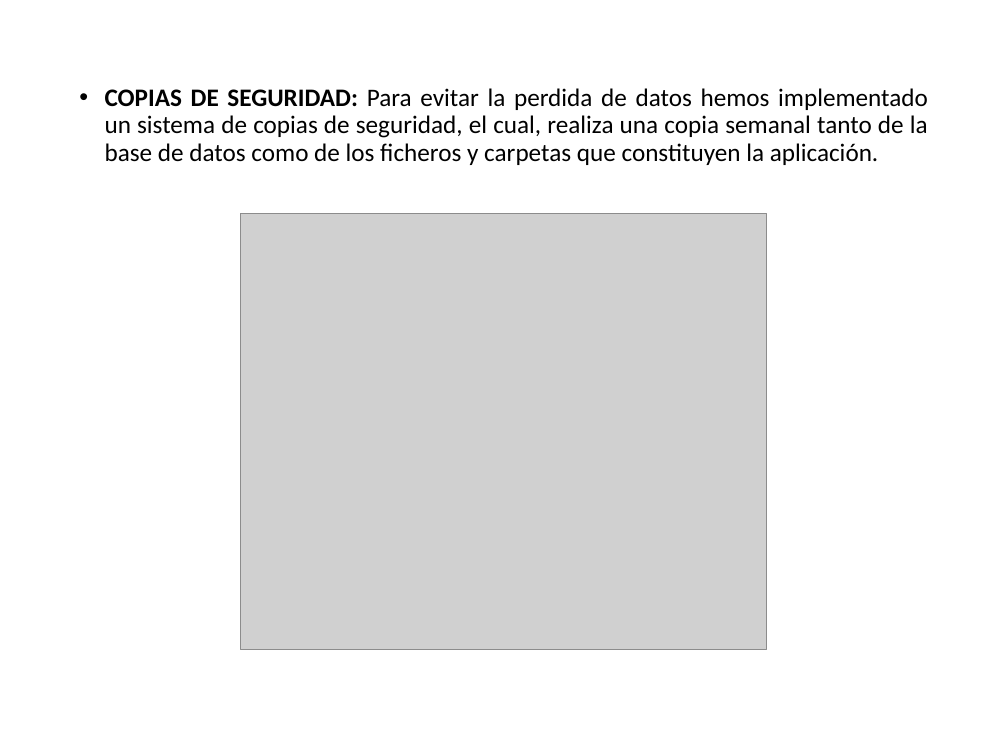
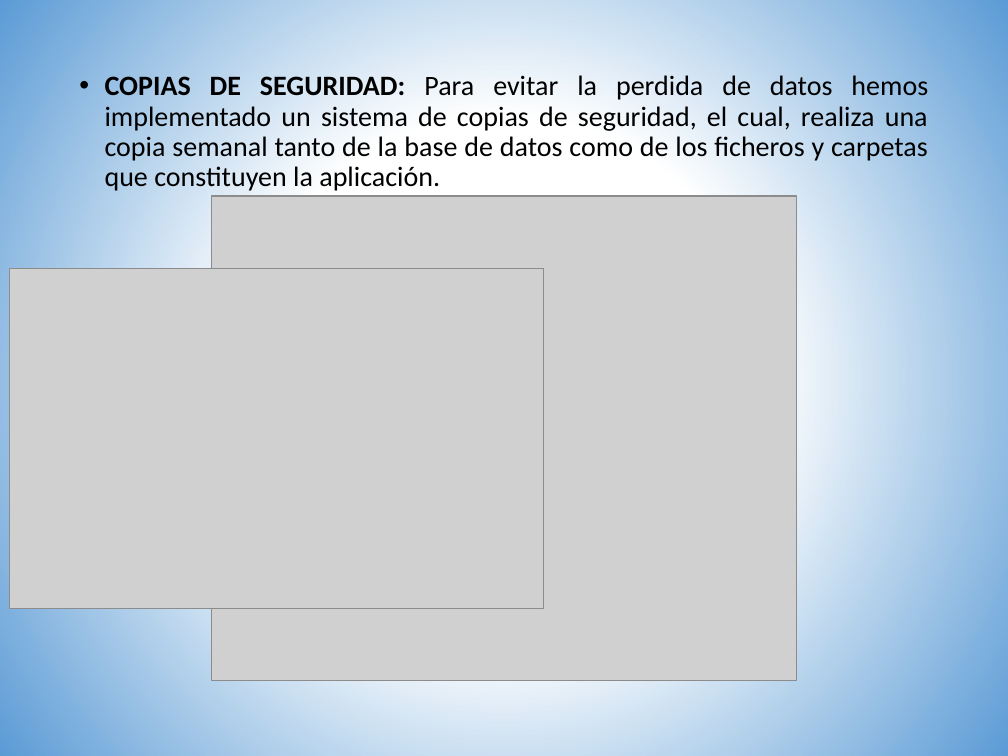
Before and after one commit to neglato/001_Proyecto_centro_buena, a slide deck: slide 24 of BBDD/exposicion.pptx. Drawn at 1008x756 pixels with LibreOffice and Linux fonts; fonts in the diff are those of the drawing; grey boxes stand for pictures. Boxes give left, top, right and bottom in pixels: in the first picture for what was removed or moved away, otherwise in the second. Text is boxed around its words. In the diff, an @@ line names an element or a change of style, - is before the commit and + after.

```diff
--- a/BBDD/exposicion.pptx
+++ b/BBDD/exposicion.pptx
@@ background #FFFFFF to gradient #FFFFFF to #5B9BD5 @@
@@ text "COPIAS DE SEGURIDAD: Para evitar ...": place and size @@
-text "COPIAS DE SEGURIDAD: Para evitar ..." at [105, 88, 928, 165]
+text "COPIAS DE SEGURIDAD: Para evitar ..." at [105, 75, 928, 191]
@@ text "COPIAS DE SEGURIDAD: Para evitar ..." at [105, 75, 928, 191]: size 18 to 20 pt @@
@@ picture: place and size @@
-picture at [241, 214, 767, 649]
+picture at [212, 196, 797, 680]
@@ picture added at [9, 268, 543, 609] @@
```
Also in this commit, not shown: 28 other slides changed, 4 slides added, 3 slides removed.
